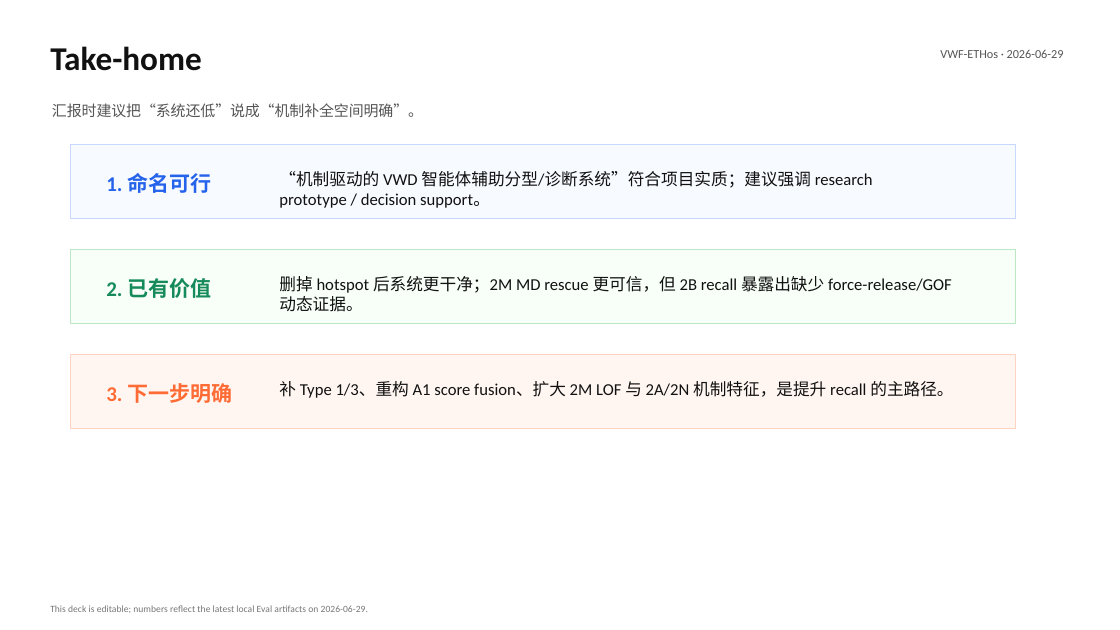
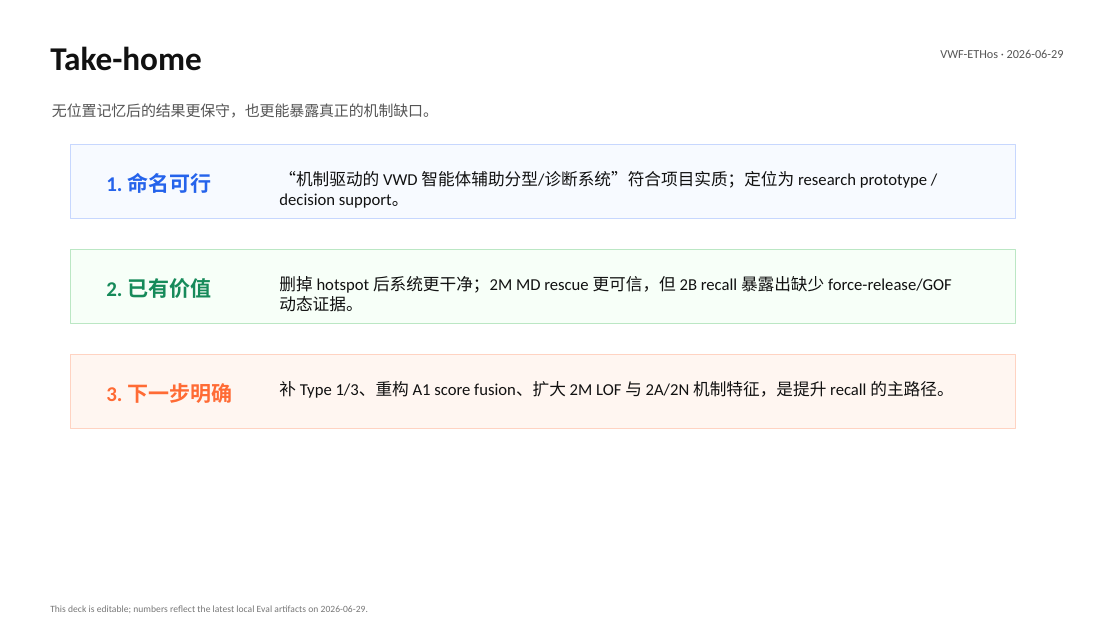
Before and after one commit to LukaDD7/VWF-ETHos, a slide deck: slide 16 of outputs/vwd_mechanism_driven_agentic_diagnosis_2026-06-29.pptx. Drawn at 1120x630 pixels with LibreOffice and Linux fonts; fonts in the diff are those of the drawing. Boxes give left, top, right and bottom in pixels: in the first picture for what was removed or moved away, otherwise in the second. Text is boxed around its words. In the diff, an @@ line names an element or a change of style, - is before the commit and + after.

```diff
--- a/outputs/vwd_mechanism_driven_agentic_diagnosis_2026-06-29.pptx
+++ b/outputs/vwd_mechanism_driven_agentic_diagnosis_2026-06-29.pptx
@@ text at (x1=52, y1=103, x2=438, y2=118): text changed @@
-汇报时建议把“系统还低”说成“机制补全空间明确”。
+无位置记忆后的结果更保守，也更能暴露真正的机制缺口。
@@ text at (x1=279, y1=171, x2=927, y2=208): text changed @@
-“机制驱动的 VWD 智能体辅助分型/诊断系统”符合项目实质；建议强调 research prototype / decision support。
+“机制驱动的 VWD 智能体辅助分型/诊断系统”符合项目实质；定位为 research prototype / decision support。
```
Also in this commit, not shown: 8 other slides changed, 1 other file.
